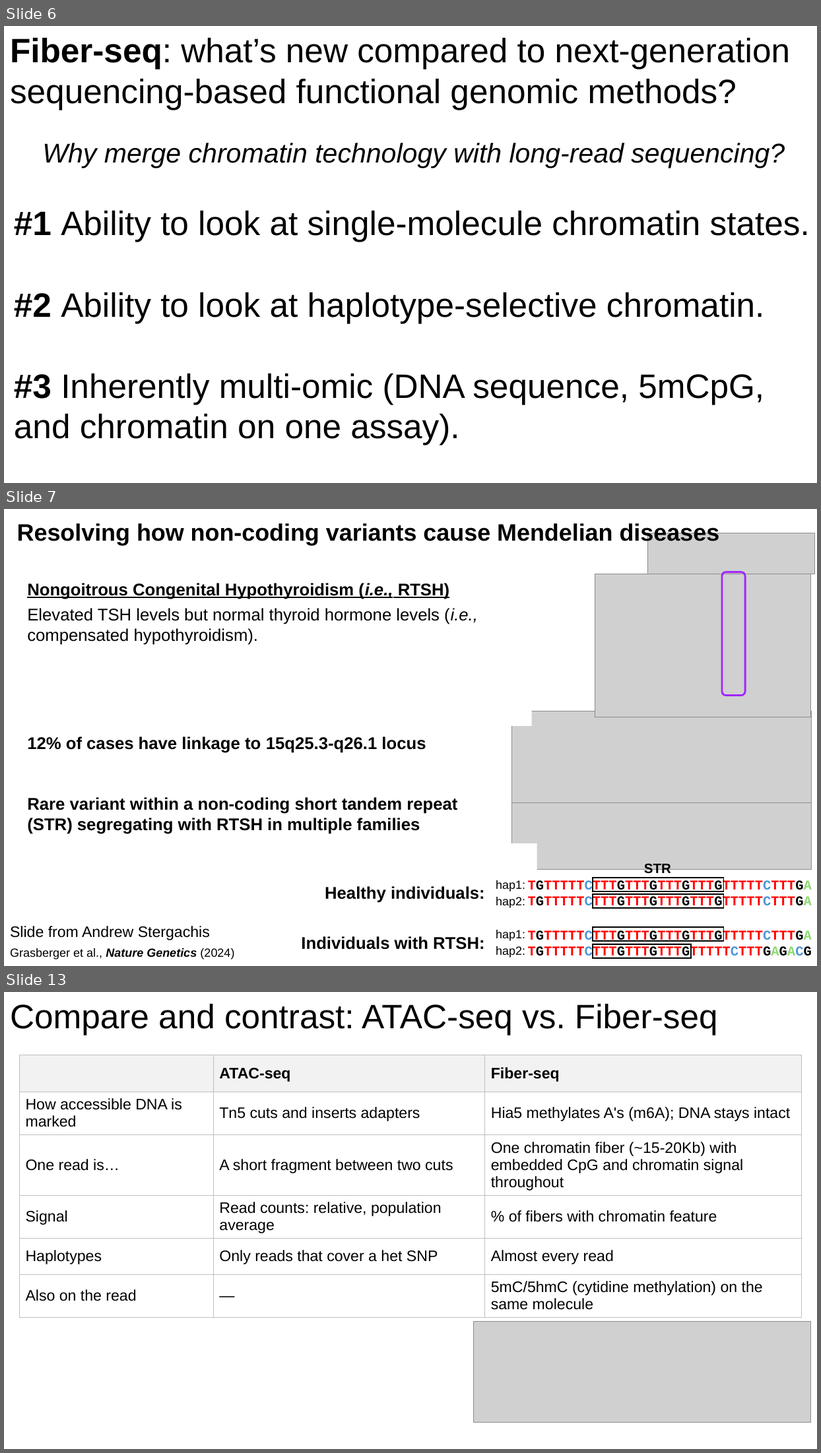
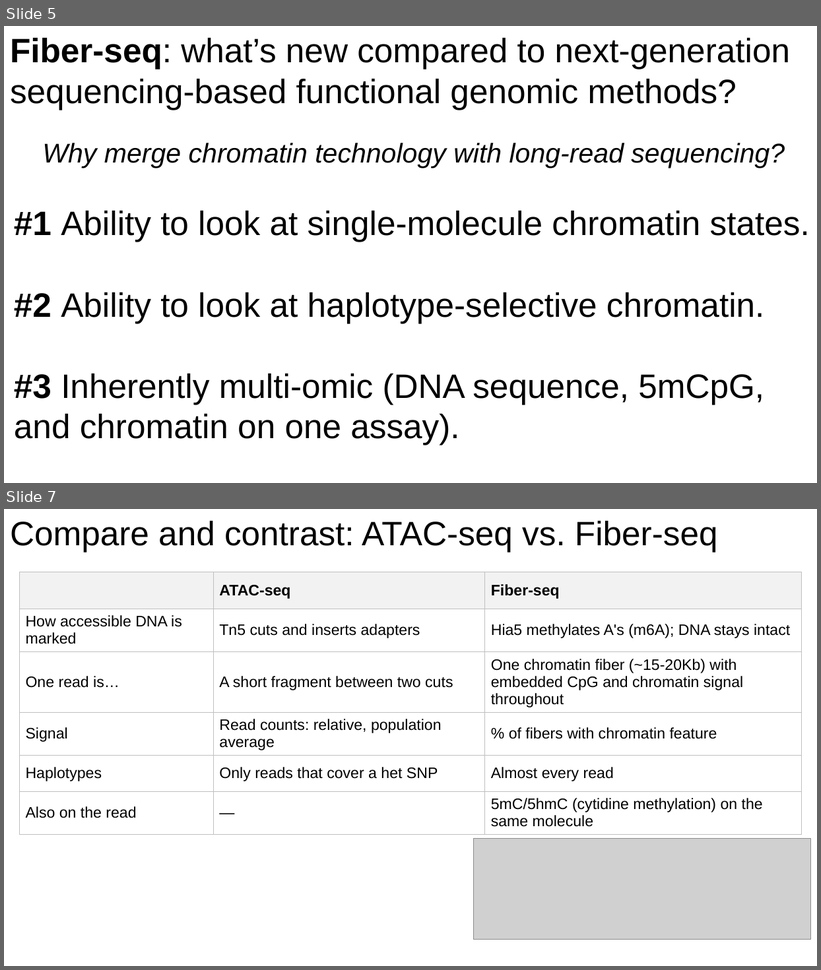
Before and after one commit to christylaflamme/fiber-seq-workshop, a slide deck: slides/LaFlamme_fiber-seq_CSHL_workshop_slide_deck.pptx. Shown one above the other, each under a label of ours: slides 6, 7 and 13 before the commit, slides 5 and 7 after it; the slides between them are not shown. The pictures are 821x1453 and 821x970 pixels, drawn with LibreOffice and Linux fonts; fonts in the diff are those of the drawing; grey boxes stand for pictures. Boxes give left, top, right and bottom in pixels: in the first picture for what was removed or moved away, otherwise in the second. Text is boxed around its words. In the diff, an @@ line names an element or a change of style, - is before the commit and + after.

```diff
--- a/slides/LaFlamme_fiber-seq_CSHL_workshop_slide_deck.pptx
+++ b/slides/LaFlamme_fiber-seq_CSHL_workshop_slide_deck.pptx
@@ slide 7 removed at bbox=[4, 509, 817, 966], background #FFFFFF @@
@@ text removed at bbox=[17, 522, 720, 545] @@
-Resolving how non-coding variants cause Mendelian diseases
@@ picture removed at bbox=[648, 533, 815, 574] @@
@@ text removed at bbox=[27, 583, 478, 645] @@
-Nongoitrous Congenital Hypothyroidism (i.e., RTSH)
-Elevated TSH levels but normal thyroid hormone levels (i.e., compensated hypothyroidism).
@@ picture removed at bbox=[595, 574, 811, 717] @@
@@ rounded rectangle removed at bbox=[722, 572, 745, 695] @@
@@ rectangle removed at bbox=[507, 700, 532, 726] @@
@@ picture removed at bbox=[512, 712, 811, 803] @@
@@ text removed at bbox=[27, 737, 426, 753] @@
-12% of cases have linkage to 15q25.3-q26.1 locus
@@ text removed at bbox=[27, 797, 457, 834] @@
-Rare variant within a non-coding short tandem repeat (STR) segregating with RTSH in multiple families
@@ picture removed at bbox=[512, 803, 811, 870] @@
@@ rectangle removed at bbox=[512, 844, 537, 870] @@
@@ text removed at bbox=[644, 863, 671, 877] @@
-STR
@@ group removed at bbox=[325, 878, 812, 909]: 5 texts, 2 rectangles @@
-Healthy individuals:
-TGTTTTTCTTTGTTTGTTTGTTTGTTTTTCTTTGA
-TGTTTTTCTTTGTTTGTTTGTTTGTTTTTCTTTGA
-hap1:
-hap2:
@@ text removed at bbox=[10, 926, 210, 941] @@
-Slide from Andrew Stergachis
@@ text removed at bbox=[10, 949, 234, 960] @@
-Grasberger et al., Nature Genetics (2024)
@@ group removed at bbox=[301, 927, 812, 959]: 5 texts, 2 rectangles @@
-Individuals with RTSH:
-TGTTTTTCTTTGTTTGTTTGTTTGTTTTTCTTTGA
-TGTTTTTCTTTGTTTGTTTGTTTTTCTTTGAGACG
-hap1:
-hap2:
@@ what was slide 6 is now slide 5 @@
@@ what was slide 13 is now slide 7 @@
```
Also in this commit, not shown: 4 slides changed, 6 other slides removed, 1 other file.
